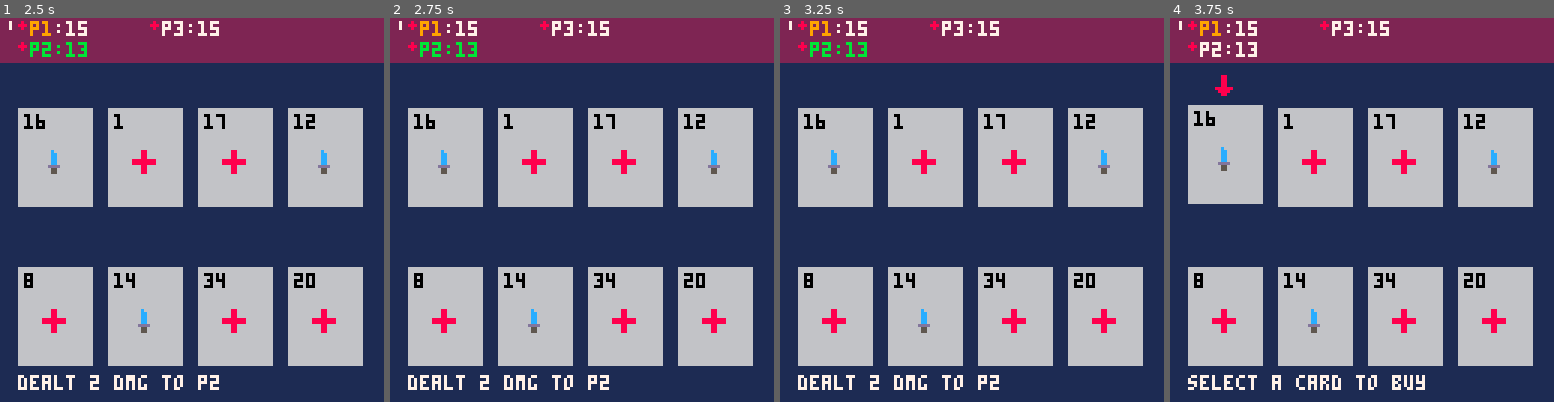
Above: before the commit, frames 1-4 (left to right).
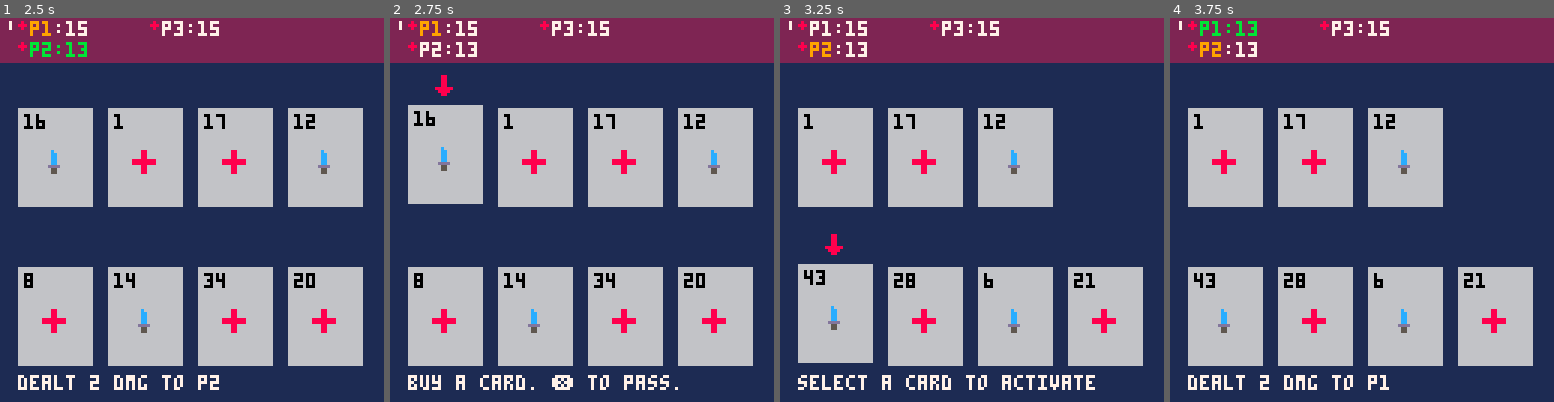
Above: after the commit, the same moments.

Repository: camden/minidom
Game: PICO-8 cartridge dom.p8
The game is run twice, just before and just after one commit, with the same random seed, the same clock (stepped at 60 frames per second) and the same inputs.
Inputs:
- Up to frame 1 (2.5 s): tap X (X key) at 0.33, 1.07, 1.85 s; tap O (Z key) at 0.7, 1.7, 2.1 s; hold Right 1.6-2.1 s; hold Right from 2.47 s (still down)
- Up to frame 2 (2.75 s): keep holding Right; tap O (Z key) at 2.5 s
- Up to frame 3 (3.25 s): tap O (Z key) at 2.9 s; tap X (X key) at 2.97 s; release Right at 3.03 s; hold Left from 3.08 s (still down)
- Up to frame 4 (3.75 s): tap O (Z key) at 3.3, 3.7 s; release Left at 3.58 s

Frame 1 is identical in both runs. In frame 2, 1.7% of the frame differs, in the area x 4-75%, y 6-97%; in frame 3, 8.5%, in the area x 4-95%, y 0-97%; in frame 4, 8.2%.

Commit message:
added canceling

Diff:
--- a/dom.p8
+++ b/dom.p8
@@ -145,9 +145,12 @@
     return
   end
 
-  -- advance phase
   if btnp(4) then
     activate_current()
+  end
+
+  if btnp(5) then
+    cancel_current()
   end
 
   if btnp(0) then
@@ -207,6 +210,13 @@
   end
 end
 
+function cancel_current()
+  if cur_selection_kind == selection.shop and current_phase == 2 then
+    status_msg = 'p' .. current_turn .. ' skipped buying.'
+    wait(10, advance)
+  end
+end
+
 function continue_activating_card()
   assert(cur_card_activation != nil, 'cur_card_activation must exist')
   coresume(cur_card_activation, cur_active_card)
@@ -217,8 +227,7 @@
     cur_card_activation = nil
     cur_active_card = nil
 
-    -- advance after 2 second
-    wait(20, advance)
+    wait(10, advance)
   end
 end
 
@@ -309,7 +318,7 @@
   if current_phase == 1 then
     status_msg = 'select a card to activate'
   elseif current_phase == 2 then
-    status_msg = 'select a card to buy'
+    status_msg = 'buy a card. \x97 to pass.'
   end
 end
 
